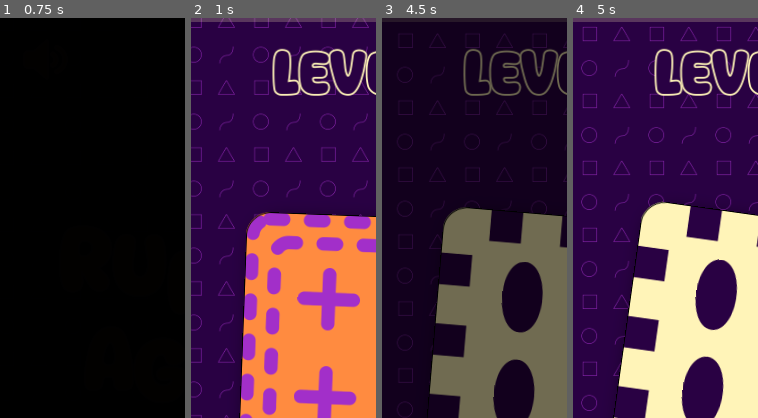
Above: before the commit, frames 1-4 (left to right).
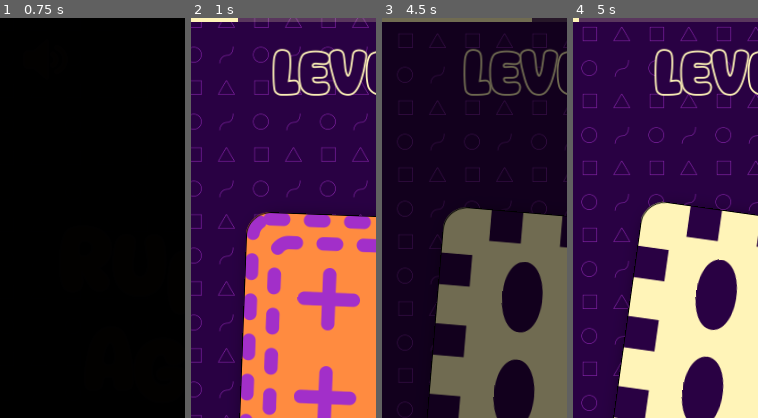
Above: after the commit, the same moments.

Repository: magopian/rummager
Game: Godot game, scene res://start_menu.tscn
Same seed, same stepped clock (60 frames per second), same inputs: the game is played once before the commit and once after it. Sound files missing from this copy of the repository are replaced by a short silence.
Inputs (mouse positions are % of the whole screen's width and height, from its top left):
- Up to frame 1 (0.75 s): click "START" at 0.5 s
- Up to frame 2 (1 s): no input
- Up to frame 3 (4.5 s): click "Let's go!" at 1.25 s; click (89, 5) at 2 s; click (89, 5) at 2.75 s; click (89, 5) at 3.5 s; move the mouse to (50, 50) at 4.27 s; click (50, 50) at 4.42 s
- Up to frame 4 (5 s): no input
The pictures show only the part of the screen within x 0-50%, y 0-50%; the shares and areas given below are measured in that part.

Frame 1 is identical in both runs. In frame 2, 0.3% of the frame differs, in the area x 0-26%, y 0-1%; in frame 3, 0.8%, in the area x 0-82%, y 0-1%; in frame 4, less than 0.1%.

Commit message:
Start animating some sparks for a bonus card

Diff:
--- a/progress.gd
+++ b/progress.gd
@@ -1,7 +1,43 @@
 extends CanvasLayer
 
 @onready var progress_bar: ProgressBar = %ProgressBar
+@onready var sparks: GPUParticles2D = %Sparks
+
+
+var animating_max: bool = false
+
+
+func _ready() -> void:
+	sparks.emitting = false
 
 
 func _process(_delta: float) -> void:
-	progress_bar.value = Global.score
+	progress_bar.value = lerp(progress_bar.value, float(Global.score), 0.1)
+	if progress_bar.value >= progress_bar.max_value and not animating_max:
+		animating_max = true
+		animate_max()
+
+
+func animate_max() -> void:
+	print("max!")
+	sparks.emitting = true
+	# Glow the progress bar
+	var tween: Tween = create_tween().set_ease(Tween.EASE_OUT).set_trans(Tween.TRANS_CUBIC)
+	var initial_color: Color = progress_bar.get("theme_override_styles/fill").bg_color
+	tween.set_parallel(true)
+	tween.tween_property(progress_bar, "theme_override_styles/fill:bg_color", Color.WHITE, 0.15)
+	tween.tween_property(progress_bar, "scale", Vector2.ONE * 2, 0.15)
+	tween.set_parallel(false)
+	tween.tween_interval(0.25)
+	tween.set_parallel(true)
+	tween.tween_property(progress_bar, "theme_override_styles/fill:bg_color", initial_color, 0.15)
+	tween.tween_property(progress_bar, "scale", Vector2.ONE, 0.15)
+	tween.tween_interval(0.15)
+	tween.set_loops(5)
+	await tween.finished
+	# Animate the sparks to the center of the screen
+	var tween_sparks: Tween = create_tween().set_ease(Tween.EASE_OUT).set_trans(Tween.TRANS_CUBIC)
+	tween_sparks.tween_property(sparks, "global_position", Global.viewport_size / 2, 1)
+	tween_sparks.tween_property(sparks, "scale", Vector2.ONE * 5, 2)
+	await tween_sparks.finished
+	sparks.emitting = false
--- a/progress.tscn
+++ b/progress.tscn
@@ -7,6 +7,25 @@
 
 [sub_resource type="StyleBoxFlat" id="StyleBoxFlat_06pay"]
 bg_color = Color(1, 0.956863, 0.721569, 1)
+
+[sub_resource type="Curve" id="Curve_pkvdt"]
+_data = [Vector2(0, 1), 0.0, 0.0, 0, 0, Vector2(0.661818, 0.785626), 0.0, 0.0, 0, 0, Vector2(1, 0.122278), 0.0, 0.0, 0, 0]
+point_count = 3
+
+[sub_resource type="CurveTexture" id="CurveTexture_0drlj"]
+curve = SubResource("Curve_pkvdt")
+
+[sub_resource type="ParticleProcessMaterial" id="ParticleProcessMaterial_te77g"]
+particle_flag_disable_z = true
+angle_min = 1.07288e-05
+angle_max = 360.0
+spread = 180.0
+initial_velocity_min = 30.0
+initial_velocity_max = 40.0
+gravity = Vector3(0, 0, 0)
+scale_max = 5.0
+color = Color(1, 0.956863, 0.721569, 1)
+alpha_curve = SubResource("CurveTexture_0drlj")
 
 [node name="Progress" type="CanvasLayer"]
 script = ExtResource("1_6gbv0")
@@ -21,3 +40,21 @@
 theme_override_styles/fill = SubResource("StyleBoxFlat_06pay")
 value = 50.0
 show_percentage = false
+
+[node name="Control" type="Control" parent="."]
+layout_mode = 3
+anchors_preset = 6
+anchor_left = 1.0
+anchor_top = 0.5
+anchor_right = 1.0
+anchor_bottom = 0.5
+offset_top = -445.5
+offset_bottom = -445.5
+grow_horizontal = 0
+grow_vertical = 2
+
+[node name="Sparks" type="GPUParticles2D" parent="Control"]
+unique_name_in_owner = true
+amount = 100
+process_material = SubResource("ParticleProcessMaterial_te77g")
+randomness = 0.7
Not shown: 1 places in progress.tscn that only renumber resources
